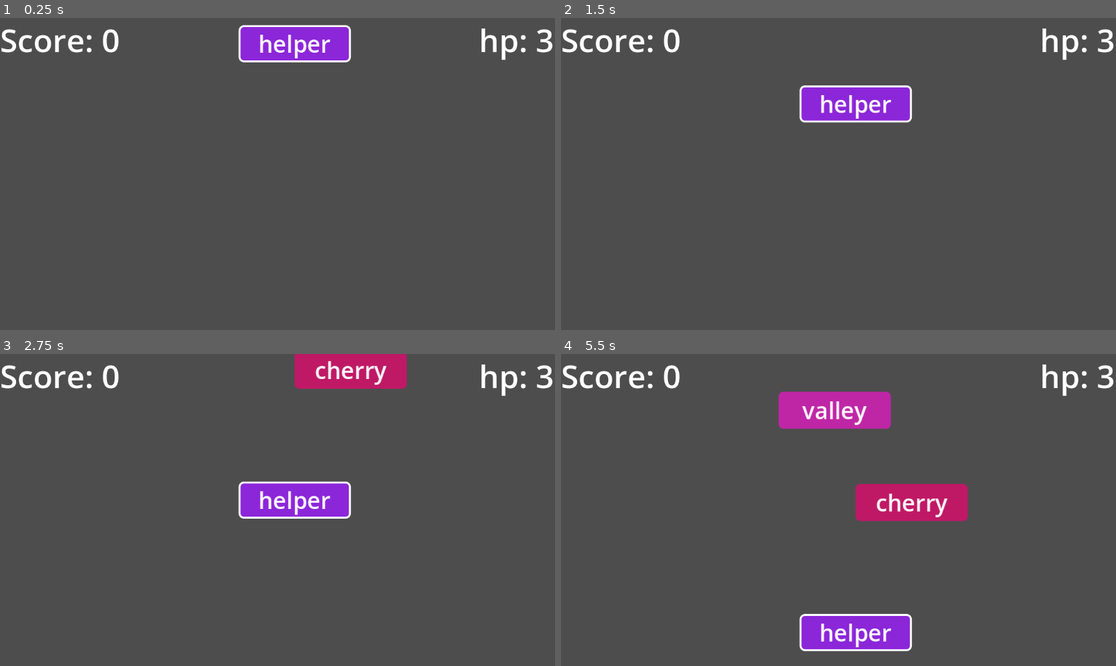
Above: before the commit, frames 1-4 (two rows, left to right).
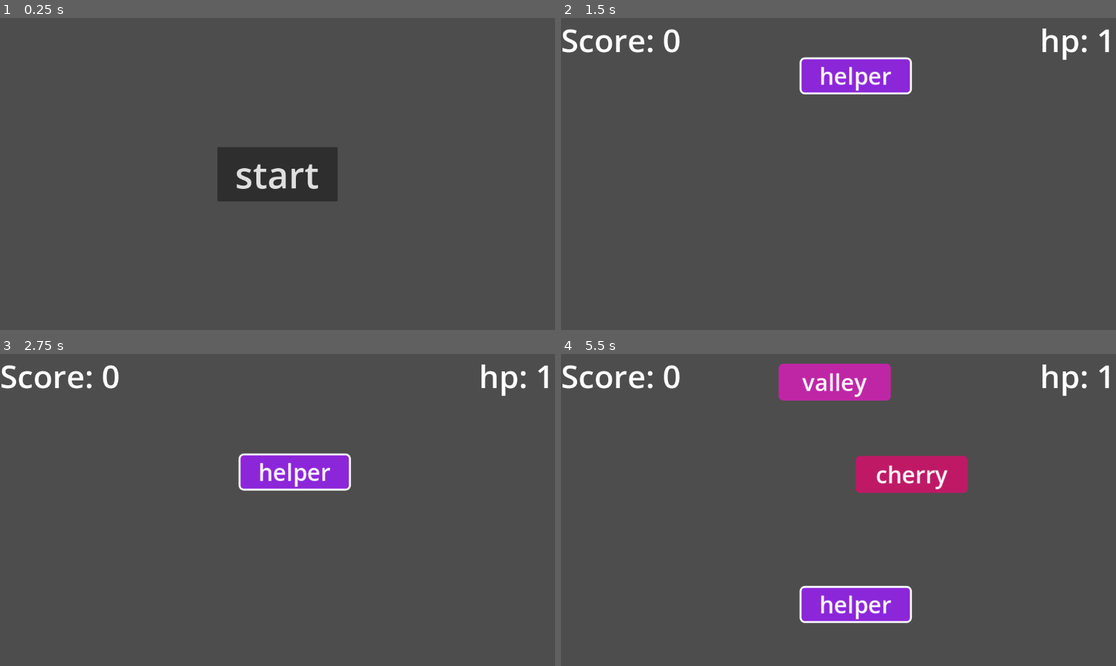
Above: after the commit, the same moments.

Repository: HuLunTunTao/godot_typing
Game: Godot game, scene res://Pages/start_page.tscn
The game is run twice, just before and just after one commit, with the same random seed, the same clock (stepped at 60 frames per second) and the same inputs. Before the commit the project starts from res://Pages/main_page.tscn.
Inputs (mouse positions are in pixels of both pictures, inside the frame that each line leads up to):
- Up to frame 1 (0.25 s): no input
- Up to frame 2 (1.5 s): click (838, 174) at 0.5 s, where only the run after the commit has a clickable "start"; tap Enter at 1.25 s
- Up to frame 3 (2.75 s): no input
- Up to frame 4 (5.5 s): no input

The runs differ from the first frame. In frame 1, 7.1% of the frame differs, in the area x 0-100%, y 2-59%; in frame 2, 4.1%; in frame 3, 6.4%; in frame 4, 12%, in the area x 39-100%, y 3-96%.

Commit message:
添加游戏结束场景及相关逻辑，优化场景切换功能

Diff:
--- /dev/null
+++ b/Components/game_over_sceen.gd
@@ -0,0 +1,13 @@
+extends Control
+
+@onready var label: Label = $ColorRect/Label
+
+var score:int=0:
+	get:
+		return score
+	set(value):
+		score = value
+		label.text = "Game Over\nScore: %d" % score
+
+func _on_back_start_button_pressed() -> void:
+	SceenManager.switch_to_page(SceenManager.Page.START)
--- /dev/null
+++ b/Components/game_over_sceen.tscn
@@ -0,0 +1,85 @@
+[gd_scene load_steps=2 format=3 uid="uid://cuhdsyqb0ej3"]
+
+[ext_resource type="Script" uid="uid://bmhjaiq77v14d" path="res://Components/game_over_sceen.gd" id="1_ici88"]
+
+[node name="GameOverSceen" type="Control"]
+layout_mode = 3
+anchors_preset = 0
+offset_right = 914.0
+offset_bottom = 476.0
+script = ExtResource("1_ici88")
+
+[node name="VBoxContainer" type="VBoxContainer" parent="."]
+visible = false
+layout_mode = 0
+offset_right = 40.0
+offset_bottom = 40.0
+
+[node name="Control" type="Control" parent="VBoxContainer"]
+layout_mode = 2
+
+[node name="NameLabel" type="Label" parent="VBoxContainer/Control"]
+layout_mode = 0
+offset_right = 44.0
+offset_bottom = 23.0
+text = "name"
+
+[node name="ScoreLabel" type="Label" parent="VBoxContainer/Control"]
+layout_mode = 0
+offset_left = 86.0
+offset_right = 130.0
+offset_bottom = 23.0
+text = "name"
+
+[node name="ColorRect" type="ColorRect" parent="."]
+custom_minimum_size = Vector2(3.51, 29.89)
+layout_mode = 1
+anchors_preset = 8
+anchor_left = 0.5
+anchor_top = 0.5
+anchor_right = 0.5
+anchor_bottom = 0.5
+offset_left = -368.0
+offset_top = -188.5
+offset_right = 417.0
+offset_bottom = 188.5
+grow_horizontal = 2
+grow_vertical = 2
+size_flags_horizontal = 4
+size_flags_vertical = 4
+color = Color(0.5158398, 0.43830633, 2.8878452e-07, 1)
+
+[node name="Label" type="Label" parent="ColorRect"]
+layout_mode = 1
+anchors_preset = 8
+anchor_left = 0.5
+anchor_top = 0.5
+anchor_right = 0.5
+anchor_bottom = 0.5
+offset_left = -377.5
+offset_top = -201.5
+offset_right = 377.5
+offset_bottom = 201.5
+grow_horizontal = 2
+grow_vertical = 2
+theme_override_font_sizes/font_size = 146
+text = "GameOver
+Score: 50"
+
+[node name="BackStartButton" type="Button" parent="ColorRect"]
+layout_mode = 1
+anchors_preset = 8
+anchor_left = 0.5
+anchor_top = 0.5
+anchor_right = 0.5
+anchor_bottom = 0.5
+offset_left = -282.0
+offset_top = 188.5
+offset_right = 264.0
+offset_bottom = 358.5
+grow_horizontal = 2
+grow_vertical = 2
+theme_override_font_sizes/font_size = 66
+text = "BackToStartPage"
+
+[connection signal="pressed" from="ColorRect/BackStartButton" to="." method="_on_back_start_button_pressed"]
--- a/Components/word_card.gd
+++ b/Components/word_card.gd
@@ -24,6 +24,8 @@
 	set(value):
 		is_done = value
 		queue_free()
+
+var is_game_going_check:Callable
 
 signal word_finished
 signal word_missed
@@ -73,6 +75,7 @@
 				is_done = true
 
 func _process(delta):
+	if not is_game_going_check.call(): return
 	position.y+=moving_speed*delta
 
 	if position.y > get_viewport_rect().size.y and not is_done:
--- /dev/null
+++ b/Global/SceenManager.gd
@@ -0,0 +1,20 @@
+extends Node
+
+enum Page {
+	MAIN,
+	START
+}
+
+const PAGES_PATH = "res://Pages/"
+const PAGE_FILES = {
+	Page.MAIN: "main_page",
+	Page.START: "start_page"
+}
+
+func switch_to_page(page: Page):
+	var page_name = PAGE_FILES.get(page)
+	if page_name:
+		var full_path = PAGES_PATH + page_name + ".tscn"
+		var error = get_tree().change_scene_to_file(full_path)
+		if error != OK:
+			push_error("Failed to load scene: " + full_path)
--- a/Pages/main_page.gd
+++ b/Pages/main_page.gd
@@ -3,6 +3,7 @@
 var word_list:Array = []
 
 var word_card_scene:PackedScene=preload("res://Components/word_card.tscn")
+var game_over_sceen:PackedScene=preload("res://Components/game_over_sceen.tscn")
 
 var word_card_queue: Queue = Queue.new()
 
@@ -10,6 +11,8 @@
 @onready var hp_label: Label = $HpLabel
 @onready var word_generation_timer: Timer = $WordGenerationTimer
 @onready var cards: Node2D = $Cards
+
+var is_gaming_going:bool=true
 
 var time_delta_min:float=1
 var time_delta_max:float=3
@@ -38,8 +41,10 @@
 func generate_word_card(word:String):
 	var word_card = word_card_scene.instantiate()
 	cards.add_child(word_card)
+	word_card.is_game_going_check=func(): return is_gaming_going
 	word_card.word = word
 	word_card.position.y = -10
+
 
 
 	word_card_queue.push(word_card)
@@ -55,10 +60,10 @@
 
 func word_miss():
 	hp -= 1
-	clear_window()
 	if(hp <= 0):
 		game_over()
 	else:
+		clear_window()
 		await word_generation_timer.timeout
 		next_card_focus()
 
@@ -86,10 +91,19 @@
 		word_card_queue.pop()
 
 func game_over():
-	print("game over")
+	var game_over_screen_instance = game_over_sceen.instantiate()
+	add_child(game_over_screen_instance)
+
+
+	var screen_size = get_viewport_rect().size
+	game_over_screen_instance.position = (screen_size - game_over_screen_instance.size) / 2
+
+	game_over_screen_instance.score = score
+	game_over_screen_instance.visible = true
+	is_gaming_going = false
 
 func game_start():
-	while true:
+	while is_gaming_going:
 		if word_list.size() > 0:
 			generate_word_card(word_list.pick_random())
 
@@ -100,7 +114,7 @@
 		await word_generation_timer.timeout
 
 func _ready():
-	hp=3
+	hp=1
 	score=0
 	load_words("res://Assets/words.txt")
 	game_start()
--- /dev/null
+++ b/Pages/start_page.gd
@@ -0,0 +1,5 @@
+extends Control
+
+
+func _on_start_button_pressed() -> void:
+	SceenManager.switch_to_page(SceenManager.Page.MAIN)
--- a/Pages/start_page.tscn
+++ b/Pages/start_page.tscn
@@ -1,4 +1,6 @@
-[gd_scene format=3 uid="uid://dgyt44lhshumj"]
+[gd_scene load_steps=2 format=3 uid="uid://dgyt44lhshumj"]
+
+[ext_resource type="Script" uid="uid://d2yg5xmgcaw0e" path="res://Pages/start_page.gd" id="1_ica2m"]
 
 [node name="StartPage" type="Control"]
 layout_mode = 3
@@ -7,6 +9,7 @@
 anchor_bottom = 1.0
 grow_horizontal = 2
 grow_vertical = 2
+script = ExtResource("1_ica2m")
 
 [node name="StartButton" type="Button" parent="."]
 layout_mode = 1
@@ -15,10 +18,13 @@
 anchor_top = 0.5
 anchor_right = 0.5
 anchor_bottom = 0.5
-offset_left = -66.5
-offset_top = -29.0
-offset_right = 66.5
-offset_bottom = 29.0
+offset_left = -124.97412
+offset_top = -54.5
+offset_right = 124.97412
+offset_bottom = 54.5
 grow_horizontal = 2
 grow_vertical = 2
+theme_override_font_sizes/font_size = 76
 text = "start"
+
+[connection signal="pressed" from="StartButton" to="." method="_on_start_button_pressed"]
--- a/project.godot
+++ b/project.godot
@@ -11,9 +11,13 @@
 [application]
 
 config/name="typing"
-run/main_scene="uid://mwyk5qauex4f"
+run/main_scene="uid://dgyt44lhshumj"
 config/features=PackedStringArray("4.5", "GL Compatibility")
 config/icon="res://icon.svg"
+
+[autoload]
+
+SceenManager="*res://Global/SceenManager.gd"
 
 [dotnet]
 
Not shown, added: Components/game_over_sceen.gd.uid
Not shown, added: Global/SceenManager.gd.uid
Not shown, added: Pages/start_page.gd.uid
